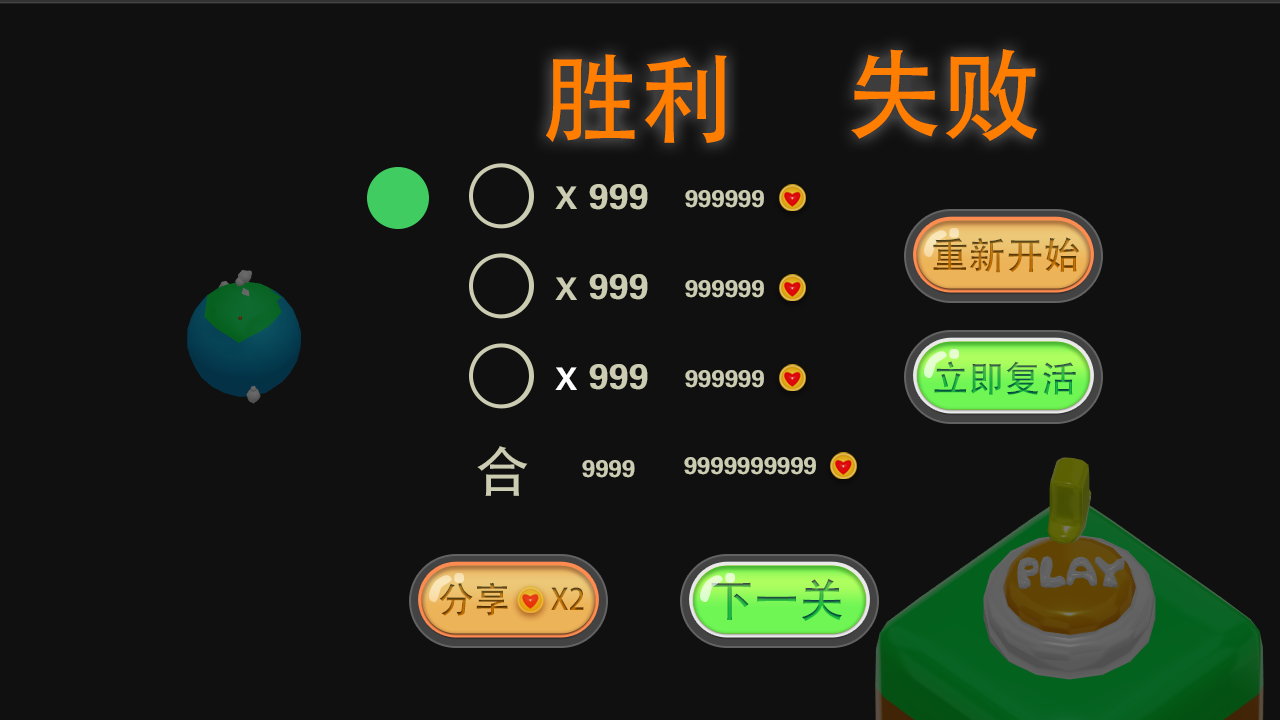
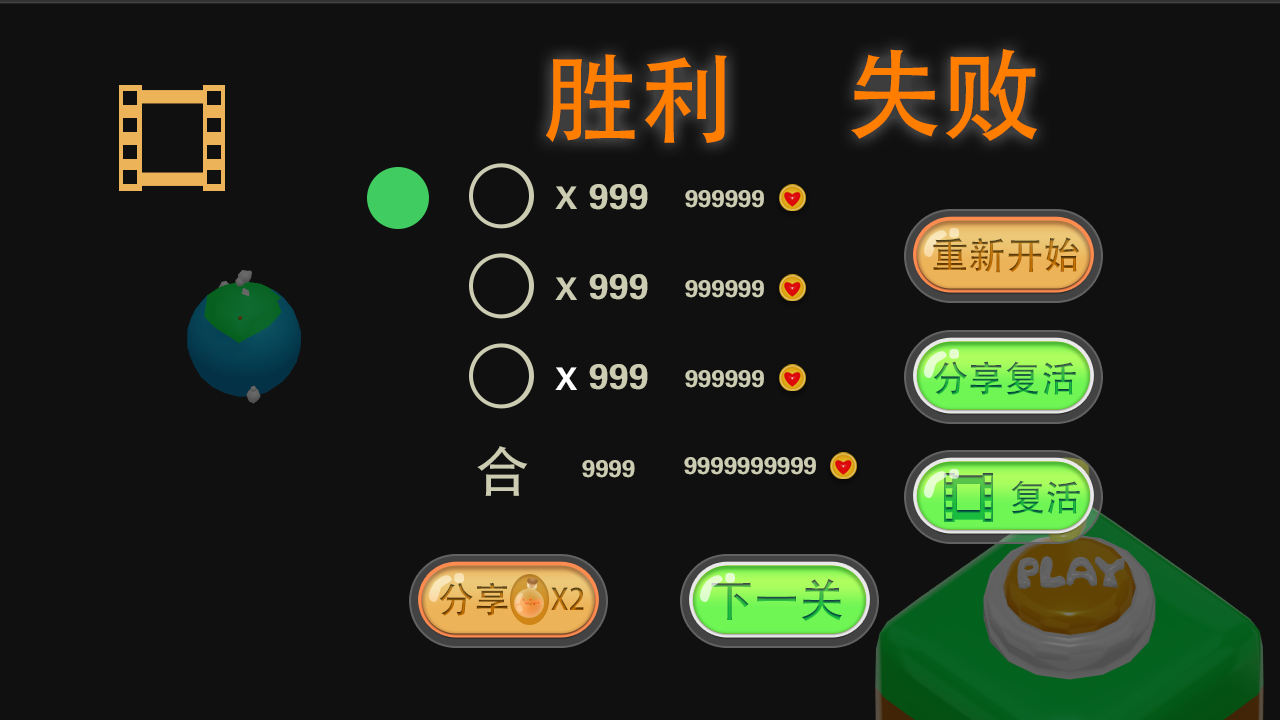
Layered file, before and after one edit (1280x720). Changes by layer:
added layer "矩形 3 拷贝 2" above "重新开始" over [119, 85, 225, 191]
added group "立即复活按钮 拷贝" with 7 layers above "立即复活按钮" over [906, 452, 1101, 542]
added layer "圆角矩形 6 拷贝" (2nd of 5, in "立即复活按钮 拷贝") (70%) in group "立即复活按钮 拷贝" over [924, 469, 959, 498]
added layer "圆角矩形 7 拷贝 3" (1st of 3, in "立即复活按钮 拷贝") in group "立即复活按钮 拷贝" over [917, 461, 1090, 530]
added layer "矩形 3 拷贝 3" in group "立即复活按钮 拷贝" over [944, 473, 993, 522]
added layer "复活" in group "立即复活按钮 拷贝" over [1011, 480, 1080, 514]
added layer "圆角矩形 7 拷贝 2" (2nd of 5, in "立即复活按钮 拷贝") in group "立即复活按钮 拷贝" over [917, 461, 1090, 530]
added layer "圆角矩形 7 拷贝" (2nd of 5, in "立即复活按钮 拷贝") in group "立即复活按钮 拷贝" over [917, 461, 1090, 530]
added layer "圆角矩形 7" (2nd of 5, in "立即复活按钮 拷贝") in group "立即复活按钮 拷贝" over [906, 452, 1101, 542]
renamed "立即复活" to "分享复活", painted on it over [933, 361, 1002, 395]
removed layer "图层 2 拷贝 4" from group "分享" over [517, 586, 544, 613]
added group "瓶子 拷贝 2" with 22 layers in group "分享" over [514, 578, 546, 619]
added group "组 11" with 21 layers in group "瓶子 拷贝 2" over [514, 578, 546, 619]
added group "组 8" with 6 layers in group "组 11" over [527, 578, 538, 589]
added layer "形状 22" in group "组 8" over [527, 578, 538, 584]
added layer "形状 23" in group "组 8" over [527, 580, 537, 588]
added group "组 9" with 4 layers in group "组 11" over [514, 583, 544, 618]
added layer "矩形 4 拷贝" in group "组 9" over [514, 583, 544, 618]
added layer "圆角矩形 10" in group "组 9" over [516, 593, 523, 604]
added group "组 10" with 8 layers in group "组 11" over [515, 595, 546, 619]
added layer "形状 21" in group "组 10" over [526, 602, 546, 619]
added layer "椭圆 10" in group "组 10" over [515, 595, 542, 617]
added layer "椭圆 10 拷贝" in group "组 10" over [516, 597, 543, 616]
added layer "椭圆 12" in group "分享" over [510, 574, 549, 625]
…and 6 more changes (6 added)
